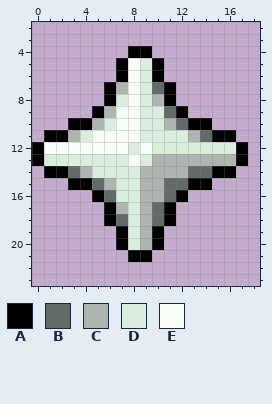
Pixel-art sprite -- other/minimap_orb_prayer_icon.png. The picture above is the old version.
The file is 26x26 pixels. Colours within 5 levels of each other are drawn and written as one. Shown: x 0..18, y 2..23.
Palette (. is transparent): A #000001  B #626b69  C #aeb5b1  D #daeede  E #f7fff8
Pixels before, first column x 0:
 4 ........AA........
 5 .......AEDA.......
 6 .......AEDA.......
 7 ......ACEDBA......
 8 ......ADEDCA......
 9 .....ACEEDDBA.....
10 ...AACDEEDDCBAA...
11 .AACDEEEEDDDDCBAA.
12 AEEEEEEEDEDDDDDDDA
13 ADDDDDDDEDCCCCCCCA
14 .AABCDDDDCCCCBBAA.
15 ...AABCDDCCBBAA...
16 .....ABDDCCBA.....
17 ......ACDCBA......
18 ......ABDCBA......
19 .......ADCA.......
20 .......ADCA.......
21 ........AA........
The same view after the edit:
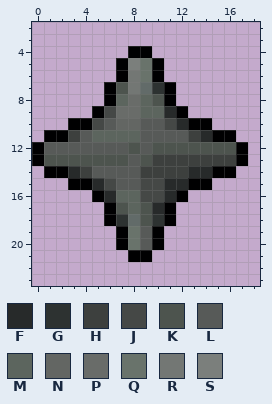
Colours new in this view: F #272a2a  G #2d3231  H #3d403e  J #454846  K #4d544e  L #575a58  M #5c655e  N #636663  P #696c69  Q #69736b  R #737774  S #7b7f7c
The commit says: Improved orb visual representation Updated the minimap orbs to be more visible when toggled on or off
From old to new:
Changed rows in their new state; - is an unchanged pixel.
first column x 1:
 5 -------SQ-------
 6 -------RQ-------
 7 ------KRBG------
 8 ------MPMK------
 9 -----JPPMMF-----
10 ----JLNNLLJF----
11 --HLMMMMLLLLHF--
12 LLLLLLLKLKKKKKKK
13 KKKKKKKLKHHHHHHH
14 --FHLLLLHHHHFF--
15 ----FJLLJJFF----
16 -----FMMJJF-----
17 ------KMKF------
18 ------GBKG------
19 -------QL-------
20 -------QL-------
Changed places in both pictures, as pixel boxes (x1, y1, x2, y2):
changed: (44, 58, 236, 250)
